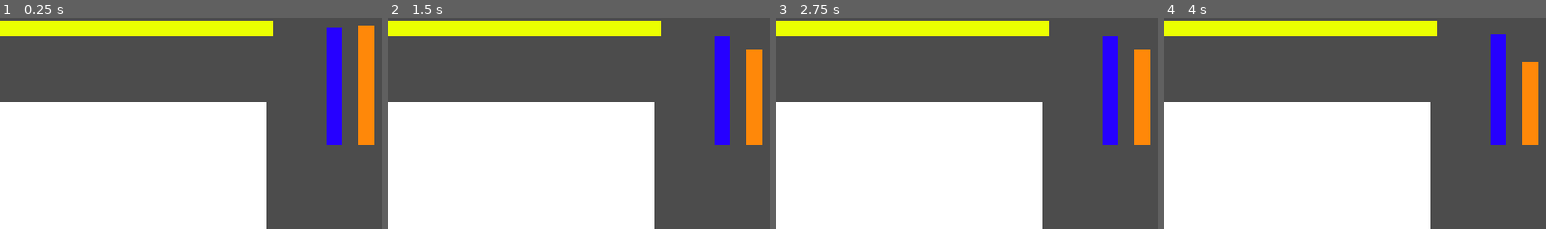
Above: before the commit, frames 1-4 (left to right).
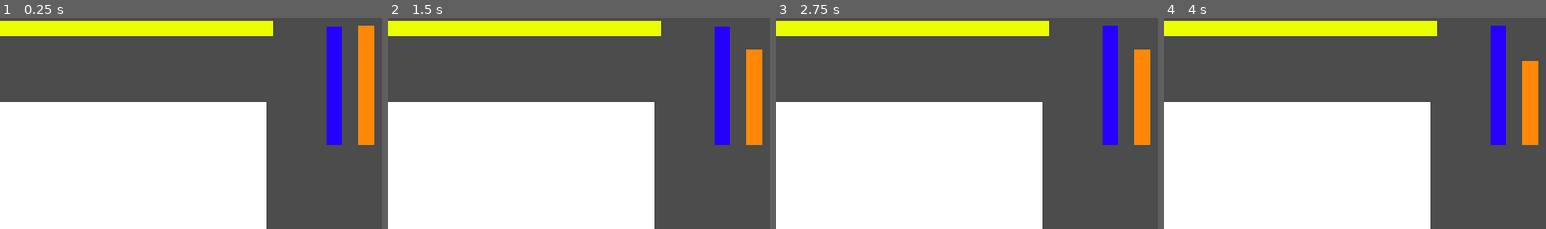
Above: after the commit, the same moments.

Repository: Hazematman/UWGameJam_Winter2023
Game: Godot game, scene res://scenes/TestScene.tscn
The game is run twice, just before and just after one commit, with the same random seed, the same clock (stepped at 60 frames per second) and the same inputs.
Inputs (mouse positions are % of the whole screen's width and height, from its top left):
- Up to frame 1 (0.25 s): no input
- Up to frame 2 (1.5 s): tap Enter at 0.5 s; move the mouse to (29, 65) at 0.52 s; click (29, 65) at 0.67 s; tap Space at 1.25 s; move the mouse to (52, 65) at 1.27 s; click (52, 65) at 1.42 s
- Up to frame 3 (2.75 s): move the mouse to (29, 85) at 2.02 s; click (29, 85) at 2.17 s
- Up to frame 4 (4 s): move the mouse to (73, 65) at 2.77 s; click (73, 65) at 2.92 s; move the mouse to (23, 43) at 3.52 s; click (23, 43) at 3.67 s
The pictures show only the part of the screen within x 42-92%, y 1-51%; the shares and areas given below are measured in that part.

The runs differ from the first frame. In frame 1, less than 0.1% of the frame differs, in the area x 85-90%, y 4-5%; in frame 2, 0.2%; in frame 3, 0.2%, in the area x 85-90%, y 3-9%; in frame 4, 0.2%.

Commit message:
Add nutrient gain from root

Diff:
--- a/scripts/BiomeController.gd
+++ b/scripts/BiomeController.gd
@@ -13,7 +13,7 @@
 
 const biome_drain_rate = {
 	Biome.FOREST : 0.001,
-	Biome.DESERT : 0.1,
+	Biome.DESERT : 0.01,
 	Biome.OCEAN : 0.005,
 }
 
@@ -42,7 +42,10 @@
 
 func change_biome(biome_type=null):
 	if biome_type == null:
-		current_biome = Biome.values()[randi() % Biome.size()]
+		var new_biome = null
+		while new_biome == null or new_biome == current_biome:
+			new_biome = Biome.values()[randi() % Biome.size()]
+		current_biome = new_biome
 	else:
 		current_biome = biome_type
 	set_biome_graphic()
@@ -53,6 +56,7 @@
 
 # Called when the node enters the scene tree for the first time.
 func _ready():
+	randomize()
 	character.register_biome(self)
 	change_biome(Biome.FOREST)
 
--- a/scripts/Root.gd
+++ b/scripts/Root.gd
@@ -11,9 +11,15 @@
 }
 
 const root_gain = {
+	Root.BASIC : 0.01,
+	Root.FILTER : 0.01,
+	Root.EATER : 0.0
+}
+
+const root_grow_rate = {
 	Root.BASIC : 0.001,
-	Root.FILTER : 0.001,
-	Root.EATER : -0.001,
+	Root.FILTER : 0.0,
+	Root.EATER : 0.1,
 }
 
 const root_cost = {
--- a/scripts/RootGuy.gd
+++ b/scripts/RootGuy.gd
@@ -31,21 +31,25 @@
 func _ready():
 	pass # Replace with function body.
 
-
-# Called every frame. 'delta' is the elapsed time since the previous frame.
-func _process(_delta):
+func run_root_logic():
 	var drain = 0
+	var grow = 0
 	for root in roots:
 		if root.current_root != null:
 			# Basic roots are useless in ocean
 			if biome.current_biome == Biome.Biome.OCEAN and root.current_root == Root.Root.BASIC:
 				continue
+			# Basic roots are half as effective in the desert
+			elif biome.current_biome == Biome.Biome.DESERT and root.current_root == Root.Root.BASIC:
+				drain = 0.5 * Root.root_gain[root.current_root]
 			# Filter roots are 5 times more effective in the ocean
 			elif biome.current_biome == Biome.Biome.OCEAN and root.current_root == Root.Root.FILTER:
 				drain -= 5*Root.root_gain[root.current_root]
 			# If this is not a special case just use normal root gain rate
 			else:
 				drain -= Root.root_gain[root.current_root]
+
+			grow += Root.root_grow_rate[root.current_root]
 
 	drain += Biome.biome_drain_rate[biome.current_biome]
 
@@ -56,3 +60,16 @@
 	elif water <= 0.0:
 		water = 0.0
 		game_over()
+
+	nutrient += grow
+	if nutrient >= 1.0:
+		nutrient = 1.0
+
+# Called every frame. 'delta' is the elapsed time since the previous frame.
+var counter = 0
+func _process(delta):
+	counter += delta
+
+	if counter >= (1.0 / 20.0):
+		run_root_logic()
+		counter = 0
